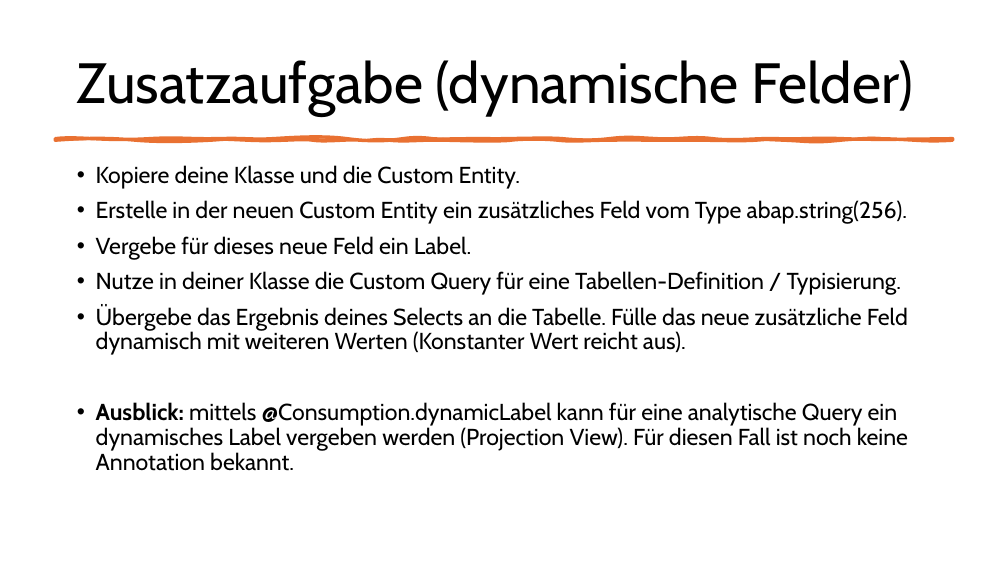
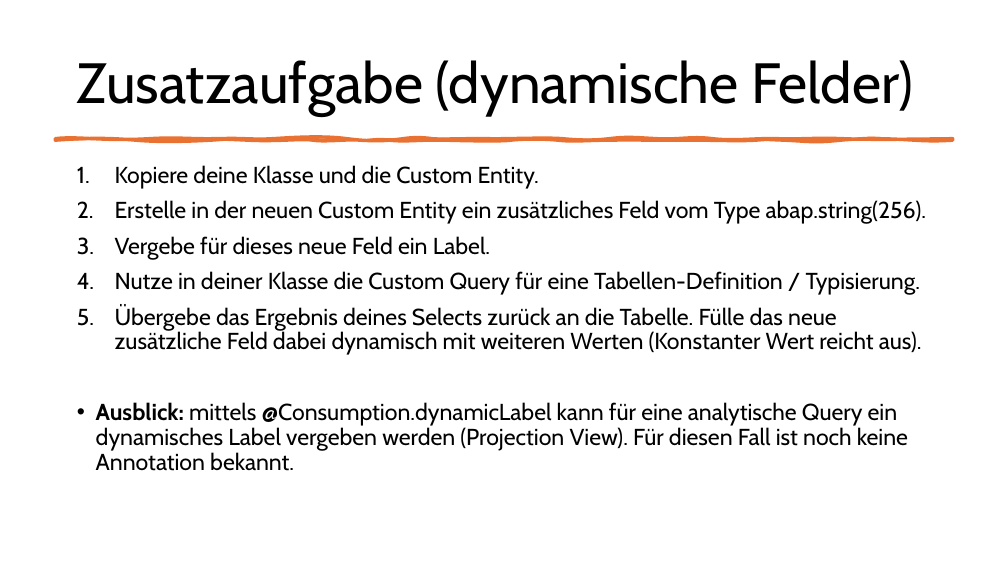
Before and after one commit to MatLange/Schulung, a slide deck: slide 16 of RAP Presentationen/Tag4.2 - UnmanagedQuery_DE.pptx (slide 13 before the commit). Drawn at 1008x567 pixels with LibreOffice and Linux fonts; fonts in the diff are those of the drawing. Boxes give left, top, right and bottom in pixels: in the first picture for what was removed or moved away, otherwise in the second. Text is boxed around its words. In the diff, an @@ line names an element or a change of style, - is before the commit and + after.

```diff
--- a/RAP Presentationen/Tag4.2 - UnmanagedQuery_DE.pptx
+++ b/RAP Presentationen/Tag4.2 - UnmanagedQuery_DE.pptx
@@ text at (115,165,926,295): bullet • to 1. @@
@@ text at (115,305,922,355): text changed @@
-• Übergebe das Ergebnis deines Selects an die Tabelle. Fülle das neue zusätzliche Feld dynamisch mit weiteren Werten (Konstanter Wert reicht aus).
+5. Übergebe das Ergebnis deines Selects zurück an die Tabelle. Fülle das neue zusätzliche Feld dabei dynamisch mit weiteren Werten (Konstanter Wert reicht aus).
```
Also in this commit, not shown: 7 other slides changed, 4 slides added, 1 slide removed.
